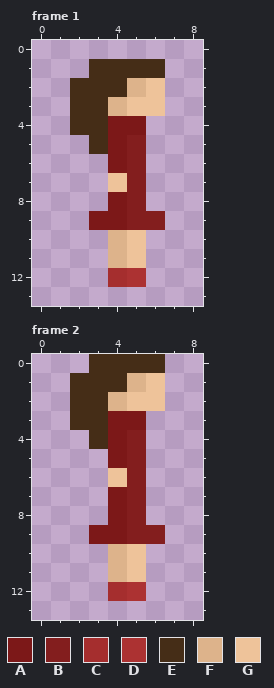
Two versions of one pixel-art file, Assets/PersonalAssets/NPC/Day4/Woman2DayFourCorrectRightIdle.aseprite. That is the earlier state.
9x14 pixels, 3 frames. Shown: frame 1, frame 2. The commit also changed other frames, which this record leaves out.
Palette (. is transparent): A #7c1818  B #831e1e  C #a52e2e  D #ac3232  E #452d17  F #ddb38b  G #eec39a
Once edited:
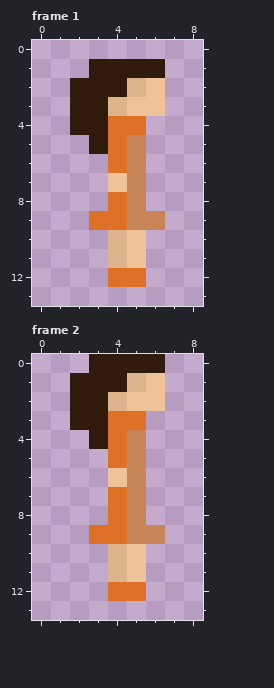
The exact change:
colour A: #7c1818 -> #df7126
colour B: #831e1e -> #c88558
colour E: #452d17 -> #301b0d
Frame 1:
y 12: x 4..5 CD -> AA
Frame 2: the same change as frame 1
